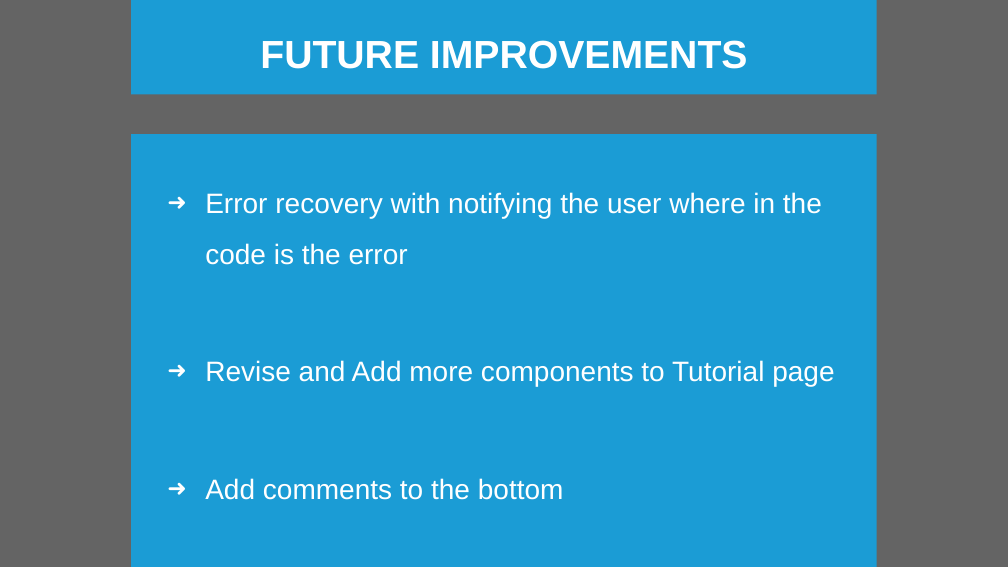
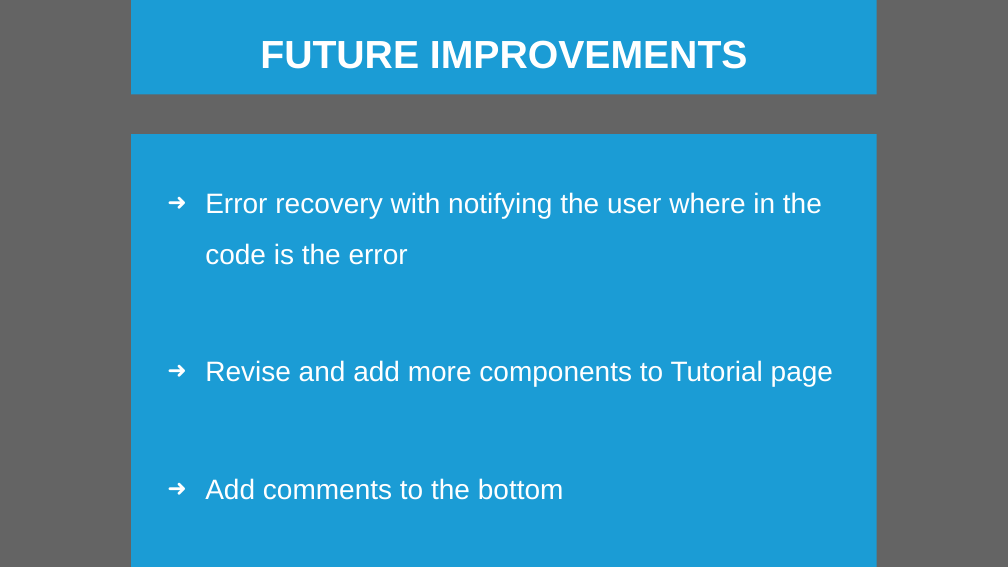
Before and after one commit to sgramajo/compilerProject, a slide deck: slide 6 of Final Project.pptx. Drawn at 1008x567 pixels with LibreOffice and Linux fonts; fonts in the diff are those of the drawing; background and template pictures are left out; a plain dark background stands for a picture behind light text. Boxes give left, top, right and bottom in pixels: in the first picture for what was removed or moved away, otherwise in the second. Text is boxed around its words. In the diff, an @@ line names an element or a change of style, - is before the commit and + after.

Commit message:
Finished Parser/Vitual Machine and Tutorial Section

```diff
--- a/Final Project.pptx
+++ b/Final Project.pptx
@@ text at (205, 360, 833, 387): text changed @@
-➜ Revise and Add more components to Tutorial page
+➜ Revise and add more components to Tutorial page
```
Also in this commit, not shown: 5 other slides changed, 1 slide added, 1 slide removed, 13 other files.
